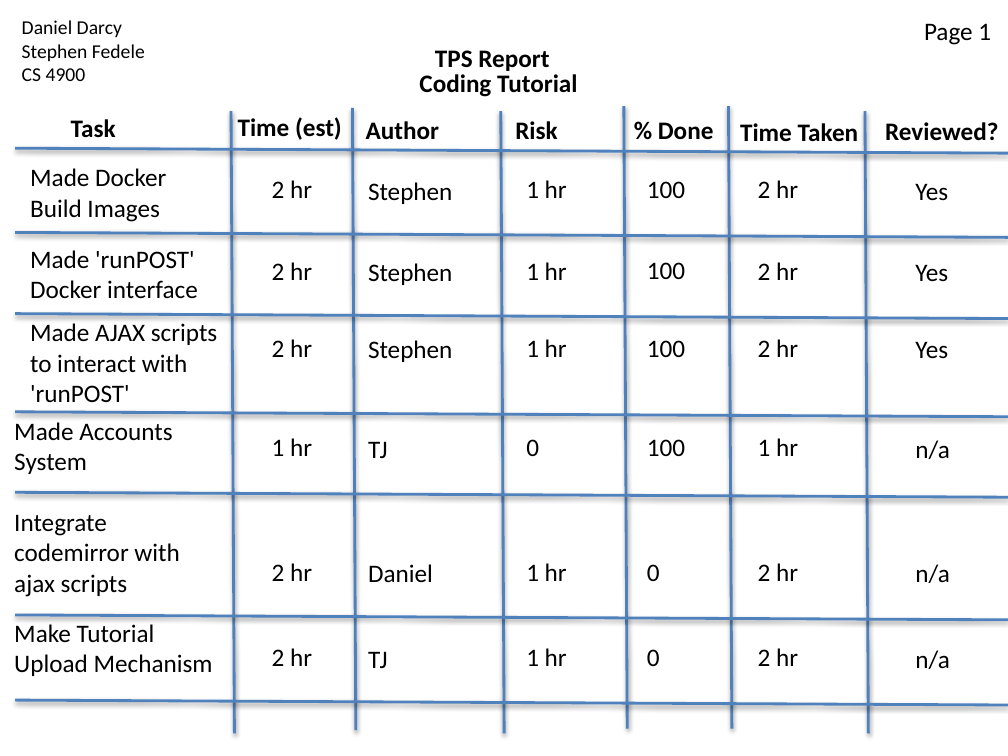
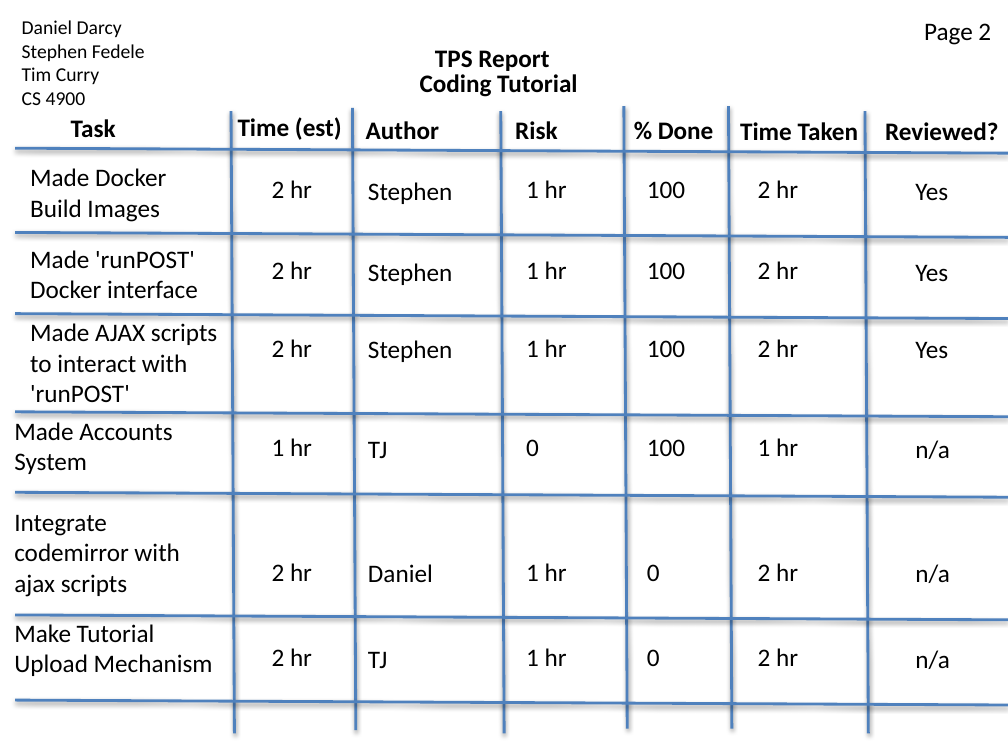
Before and after one commit to strangeprogrammer/CodeTutorials, a slide deck: slide 3 of TPS_Stories.pptx. Drawn at 1008x756 pixels with LibreOffice and Linux fonts; fonts in the diff are those of the drawing. Boxes give left, top, right and bottom in pixels: in the first picture for what was removed or moved away, otherwise in the second. Text is boxed around its words. In the diff, an @@ line names an element or a change of style, - is before the commit and + after.

```diff
--- a/TPS_Stories.pptx
+++ b/TPS_Stories.pptx
@@ text at (x1=924, y1=23, x2=991, y2=45): text changed @@
-Page 1
+Page 2
@@ text at (x1=22, y1=67, x2=99, y2=84): paragraph added @@
+Tim Curry
```
Also in this commit, not shown: 2 other slides changed, 5 other files.
